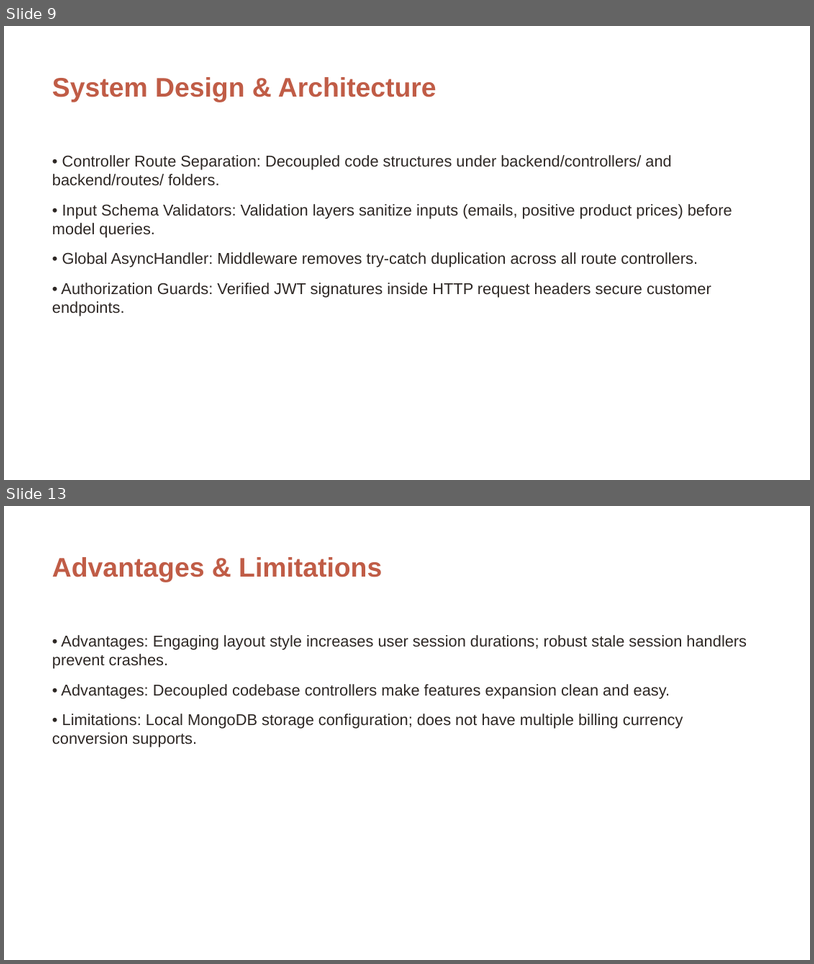
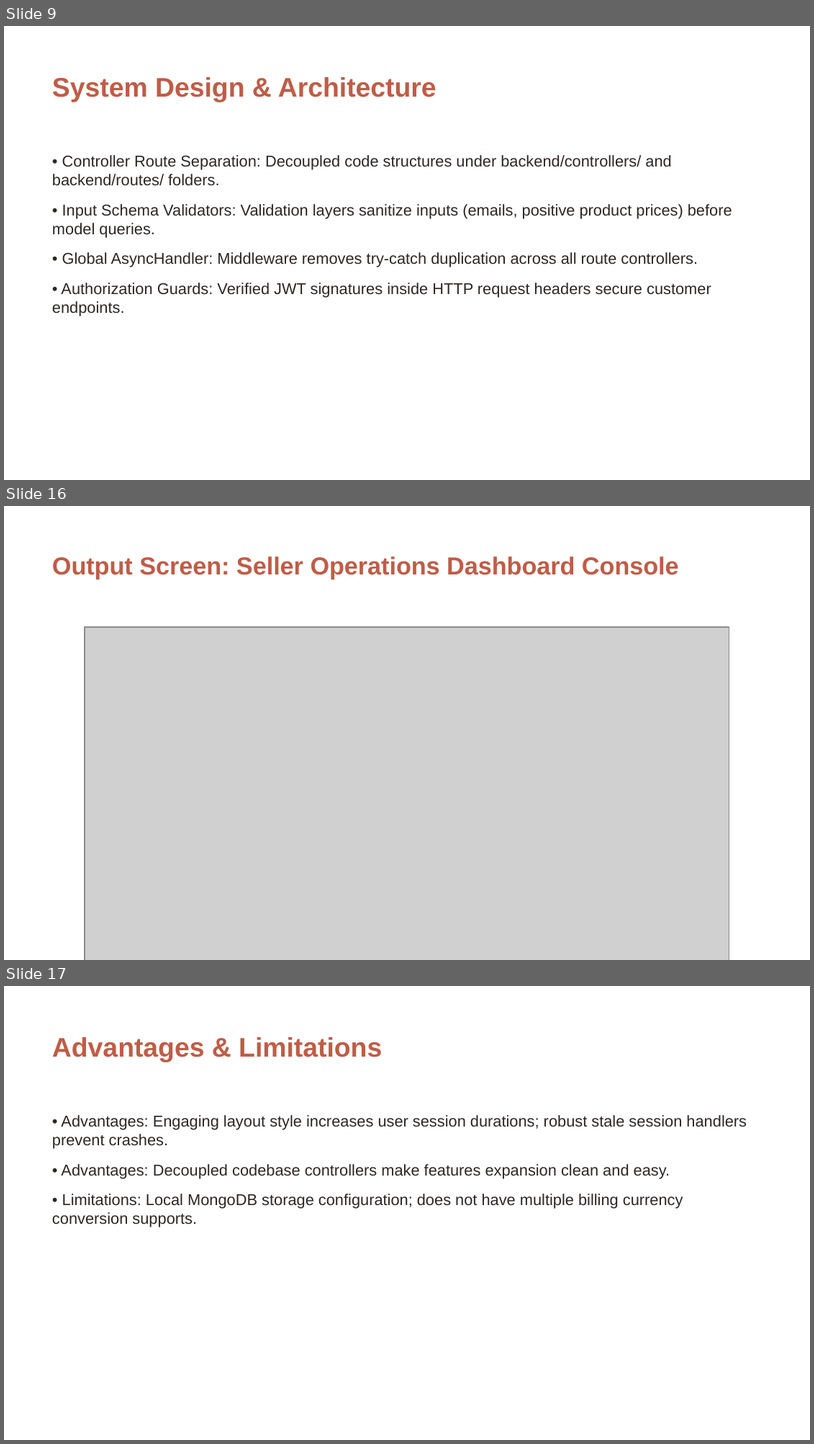
Before and after one commit to 24eg105r03-ops/ShopeEZ-Project, a slide deck: MERN Phase Wise/Project Documentation/ShopEZ_Project_Presentation.pptx. Shown one above the other, each under a label of ours: slides 9 and 13 before the commit, slides 9, 16 and 17 after it; the slides between them are not shown. The pictures are 814x964 and 814x1444 pixels, drawn with LibreOffice and Linux fonts; fonts in the diff are those of the drawing; grey boxes stand for pictures; background and template pictures are left out. Boxes give left, top, right and bottom in pixels: in the first picture for what was removed or moved away, otherwise in the second. Text is boxed around its words. In the diff, an @@ line names an element or a change of style, - is before the commit and + after.

Commit message:
Update ShopEZ presentation with actual screenshots and code implementation details

```diff
--- a/MERN Phase Wise/Project Documentation/ShopEZ_Project_Presentation.pptx
+++ b/MERN Phase Wise/Project Documentation/ShopEZ_Project_Presentation.pptx
@@ slide 16 added at (x1=4, y1=506, x2=810, y2=960), background picture (left out) @@
@@ text added at (x1=52, y1=556, x2=679, y2=579), 22 pt, text #C05C46, bold @@
+Output Screen: Seller Operations Dashboard Console
@@ picture added at (x1=85, y1=627, x2=730, y2=960) @@
@@ what was slide 13 is now slide 17 @@
```
Also in this commit, not shown: 6 other slides added, 3 slides removed.
